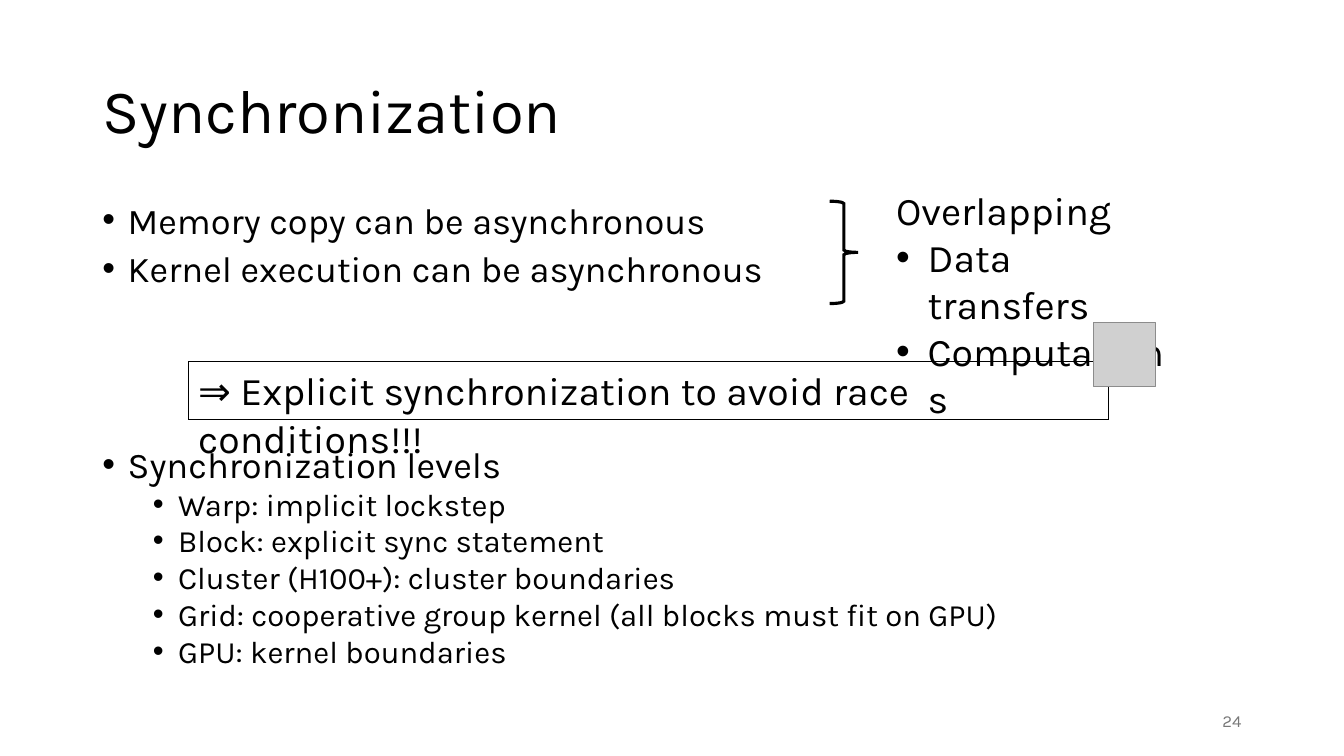
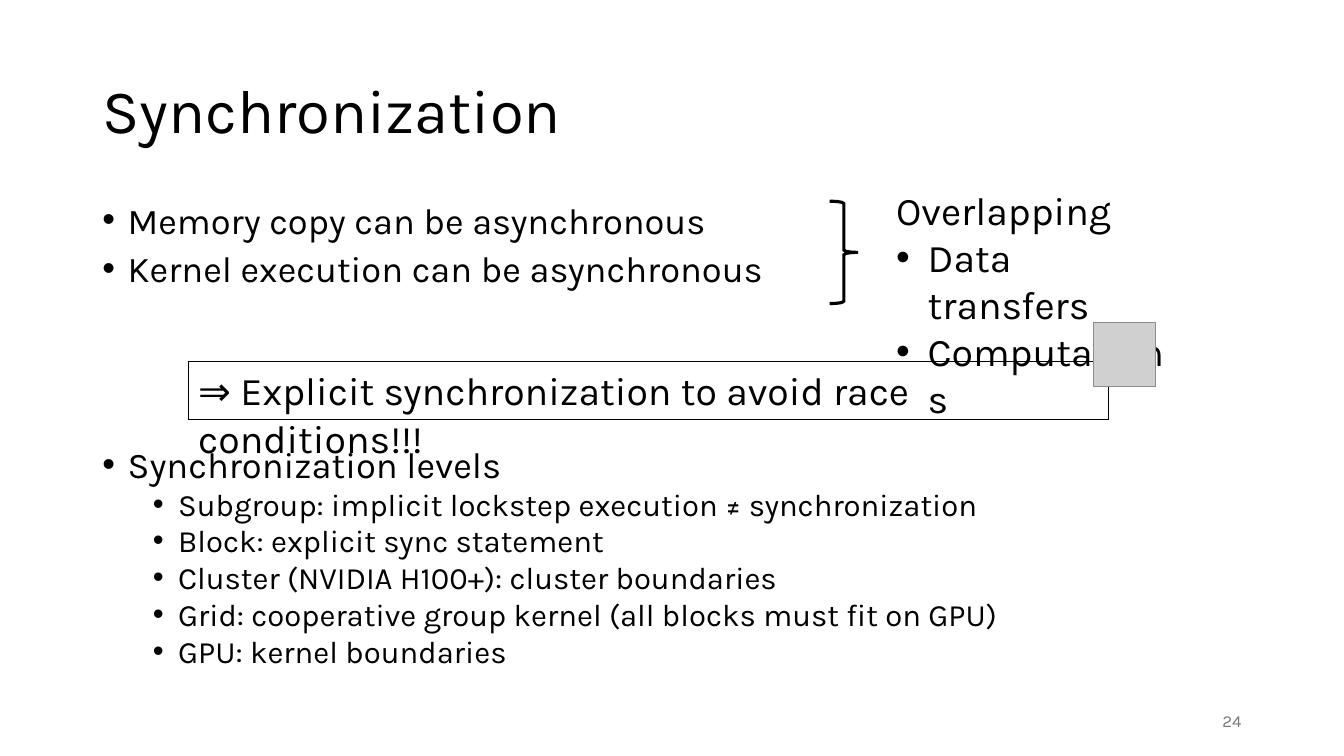
Before and after one commit to gjbex/GPU-programming, a slide deck: slide 24 of gpu_programming.pptx. Drawn at 1344x756 pixels with LibreOffice and Linux fonts; fonts in the diff are those of the drawing; grey boxes stand for pictures. Boxes give left, top, right and bottom in pixels: in the first picture for what was removed or moved away, otherwise in the second. Text is boxed around its words. In the diff, an @@ line names an element or a change of style, - is before the commit and + after.

Commit message:
Fix slide 22, 23, 24
* Add NVIDIA explicitly for cluster level
* Use generic subgroup term
* Add model qualifier & advice to query device for model/vendor-specific limits

```diff
--- a/gpu_programming.pptx
+++ b/gpu_programming.pptx
@@ text at bbox=[178, 494, 977, 523]: text changed @@
-  • Warp: implicit lockstep
+  • Subgroup: implicit lockstep execution ≠ synchronization
@@ text at bbox=[178, 566, 777, 593]: text changed @@
-  • Cluster (H100+): cluster boundaries
+  • Cluster (NVIDIA H100+): cluster boundaries
```
Also in this commit, not shown: 2 other slides changed.
